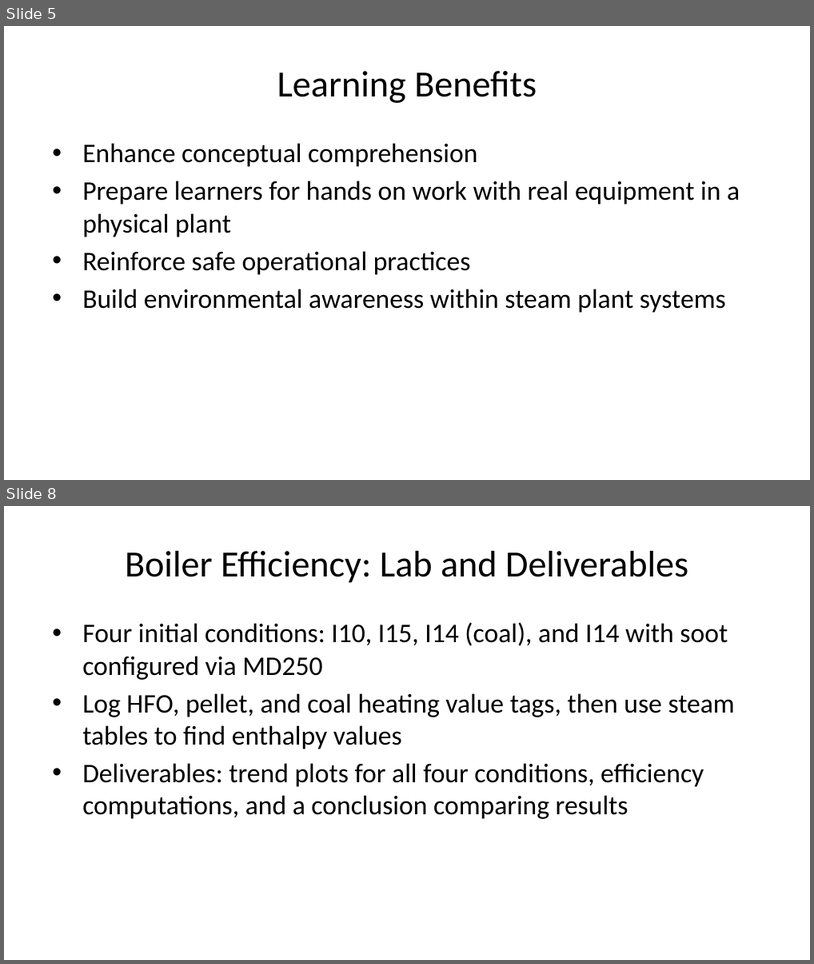
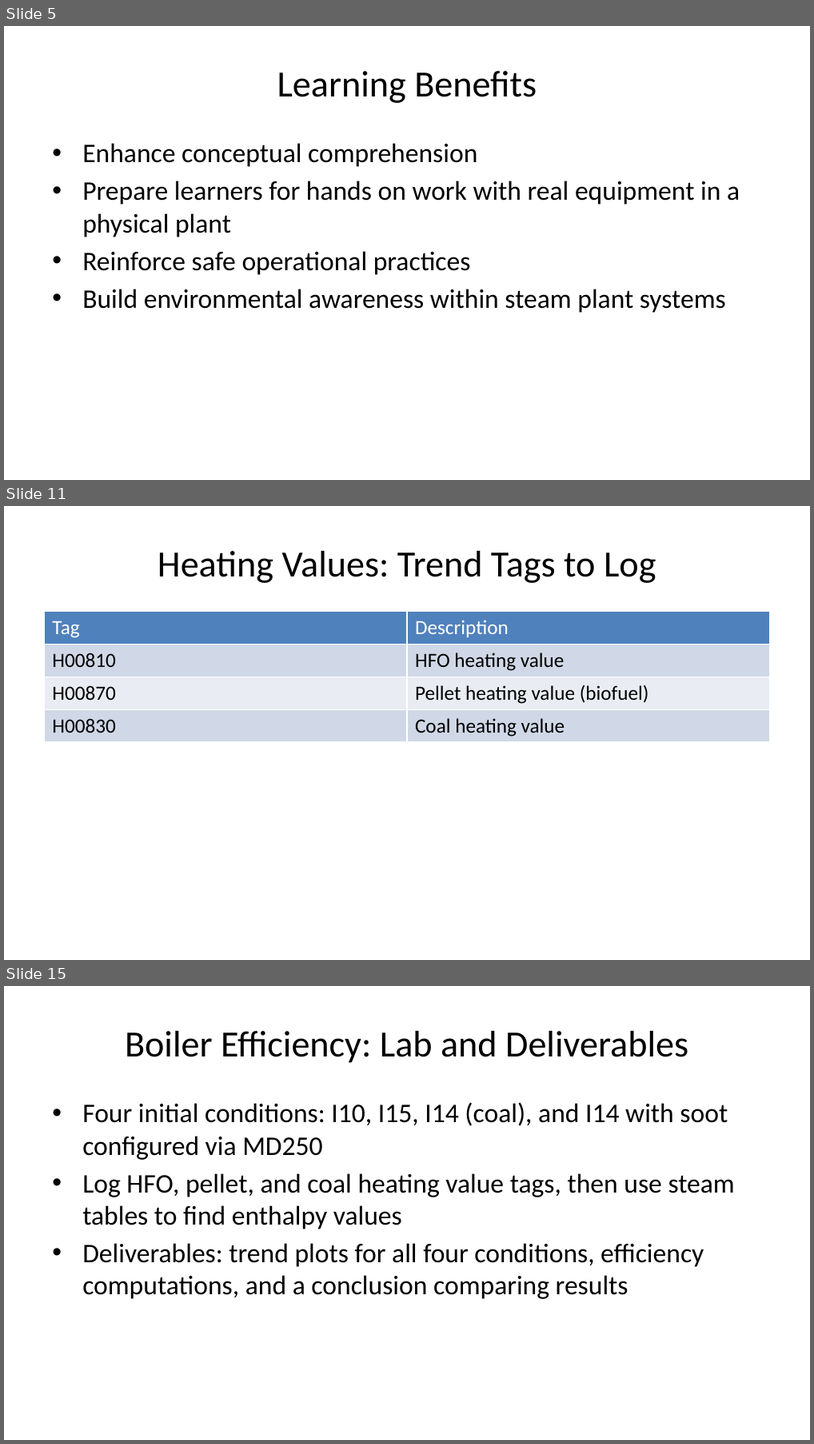
Before and after one commit to volumen25/simlabs, a slide deck: UC2026_simlabs.pptx. Shown one above the other, each under a label of ours: slides 5 and 8 before the commit, slides 5, 11 and 15 after it; the slides between them are not shown. The pictures are 814x964 and 814x1444 pixels, drawn with LibreOffice and Linux fonts; fonts in the diff are those of the drawing. Boxes give left, top, right and bottom in pixels: in the first picture for what was removed or moved away, otherwise in the second. Text is boxed around its words. In the diff, an @@ line names an element or a change of style, - is before the commit and + after.

```diff
--- a/UC2026_simlabs.pptx
+++ b/UC2026_simlabs.pptx
@@ slide 11 added at bbox=[4, 506, 810, 960], background #FFFFFF @@
@@ title added at bbox=[158, 551, 656, 583], 33 pt, text #000000 @@
+Heating Values: Trend Tags to Log
@@ table added at bbox=[44, 612, 770, 911], 4 rows, 2 columns @@
+Tag | Description
+H00810 | HFO heating value
+H00870 | Pellet heating value (biofuel)
+H00830 | Coal heating value
@@ what was slide 8 is now slide 15 @@
```
Also in this commit, not shown: 7 slides changed, 17 other slides added, 6 slides removed, 7 other files.
